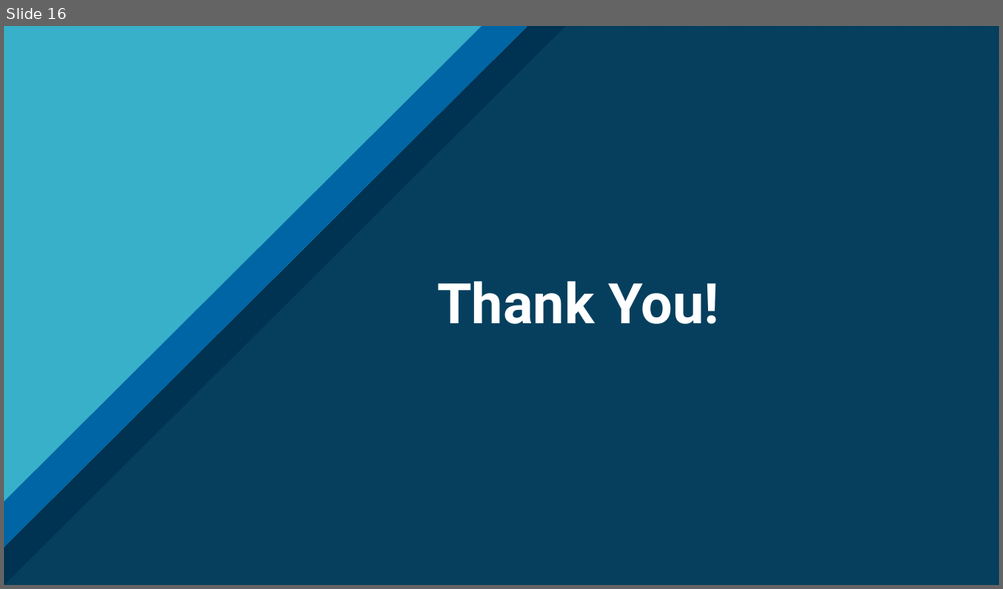
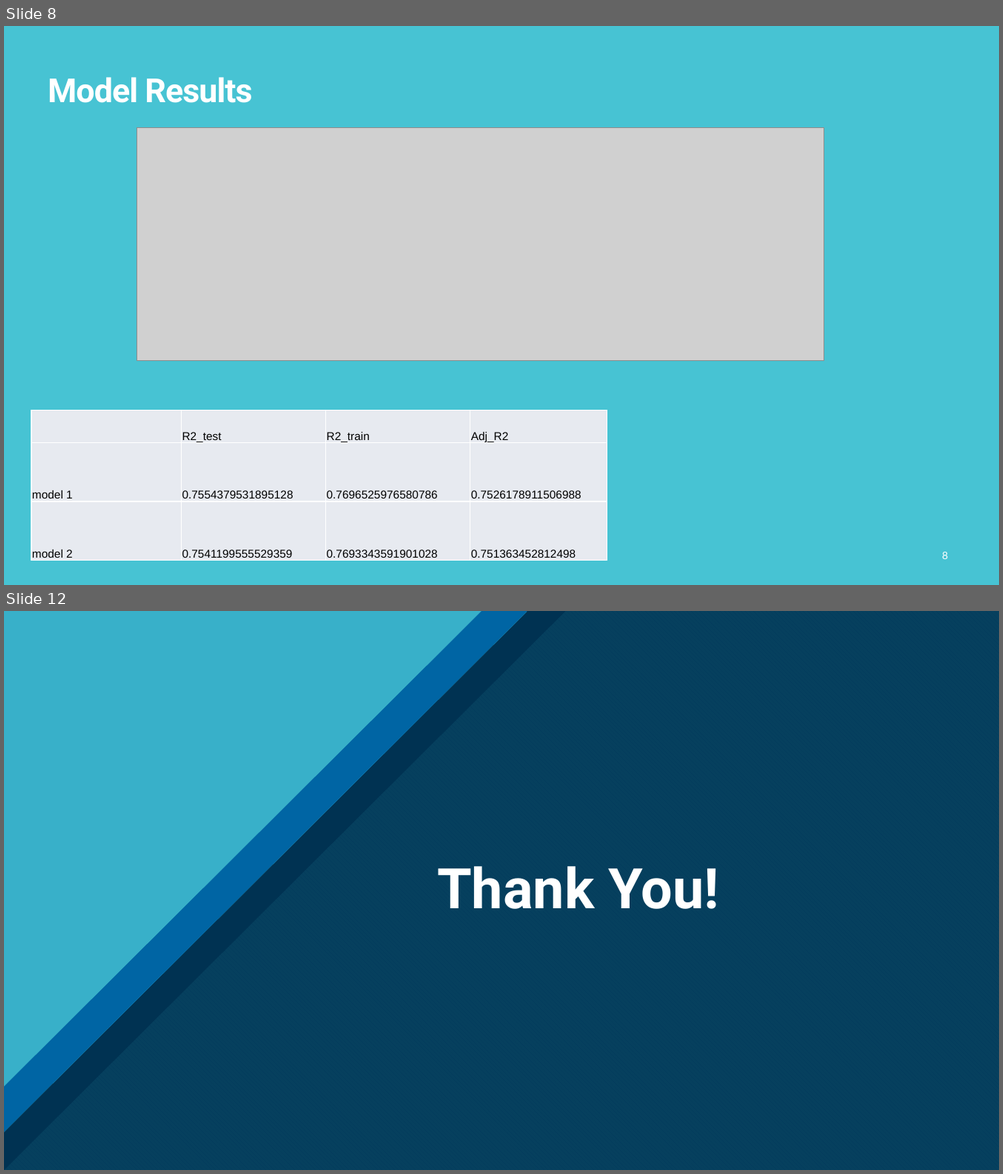
Before and after one commit to CrisQueCris/Houseprices, a slide deck: Final PresentationKC.pptx. Shown one above the other, each under a label of ours: slide 16 before the commit, slides 8 and 12 after it; the slides between them are not shown. The pictures are 1003x589 and 1003x1174 pixels, drawn with LibreOffice and Linux fonts; fonts in the diff are those of the drawing; grey boxes stand for pictures. Boxes give left, top, right and bottom in pixels: in the first picture for what was removed or moved away, otherwise in the second. Text is boxed around its words. In the diff, an @@ line names an element or a change of style, - is before the commit and + after.

```diff
--- a/Final PresentationKC.pptx
+++ b/Final PresentationKC.pptx
@@ slide 8 added at box(4, 26, 999, 585), background #47C3D3 @@
@@ title added at box(48, 77, 252, 103), 32 pt, text #FFFFFF, bold @@
+Model Results
@@ picture added at box(136, 128, 824, 361) @@
@@ table added at box(31, 410, 608, 561), 3 rows, 4 columns @@
+ | R2_test | R2_train | Adj_R2
+model 1 | 0.7554379531895128 | 0.7696525976580786 | 0.7526178911506988
+model 2 | 0.7541199555529359 | 0.7693343591901028 | 0.751363452812498
@@ page number added at box(942, 552, 948, 560), 10 pt, text #FFFFFF @@
+8
@@ what was slide 16 is now slide 12 @@
```
Also in this commit, not shown: 1 slide changed, 4 other slides added, 7 slides removed, 19 other files.
